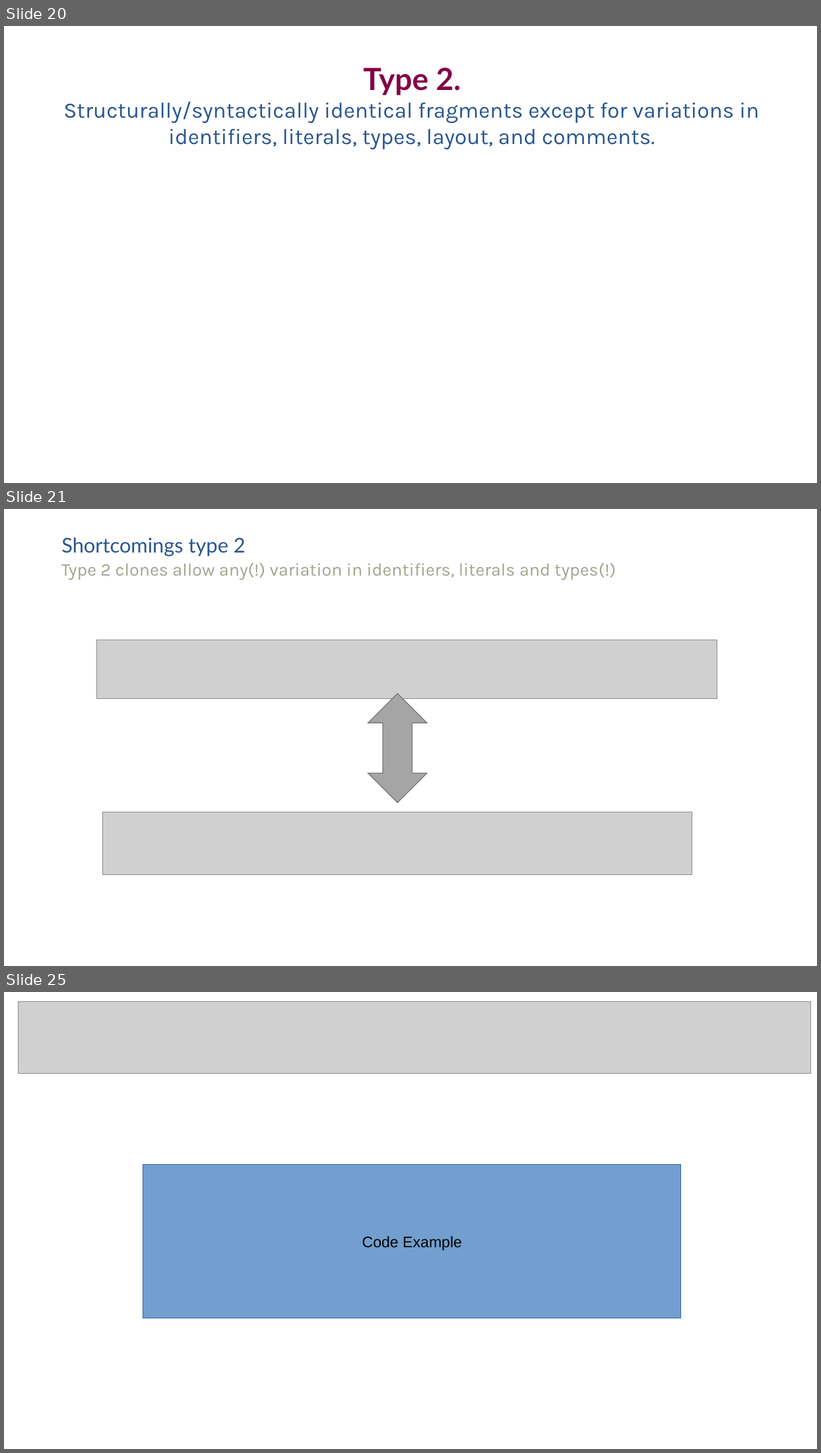
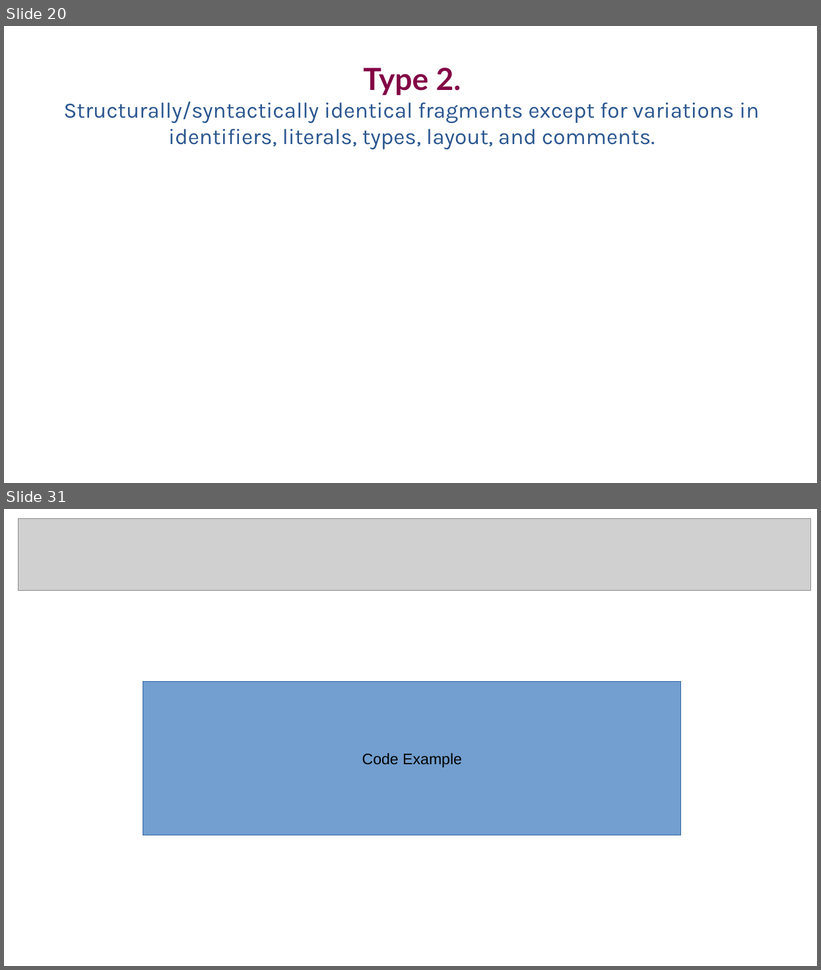
Before and after one commit to SimonBaars/Master-Thesis-Simon-Baars, a slide deck: presentations/FinalPresentation.odp. Shown one above the other, each under a label of ours: slides 20, 21 and 25 before the commit, slides 20 and 31 after it; the slides between them are not shown. The pictures are 821x1453 and 821x970 pixels, drawn with LibreOffice and Linux fonts; fonts in the diff are those of the drawing; grey boxes stand for pictures. Boxes give left, top, right and bottom in pixels: in the first picture for what was removed or moved away, otherwise in the second. Text is boxed around its words. In the diff, an @@ line names an element or a change of style, - is before the commit and + after.

Commit message:
Type progress

```diff
--- a/presentations/FinalPresentation.odp
+++ b/presentations/FinalPresentation.odp
@@ slide 21 removed at box(4, 509, 817, 966), background #FFFFFF @@
@@ free removed at box(61, 533, 753, 560) @@
-Shortcomings type 2
@@ free removed at box(61, 560, 753, 586) @@
-Type 2 clones allow any(!) variation in identifiers, literals and types(!)
@@ picture removed at box(96, 640, 717, 699) @@
@@ freeform shape removed at box(368, 694, 427, 803) @@
@@ picture removed at box(103, 812, 692, 875) @@
@@ what was slide 25 is now slide 31 @@
```
Also in this commit, not shown: 4 slides changed, 10 slides added, 3 other slides removed, 1 other file.
